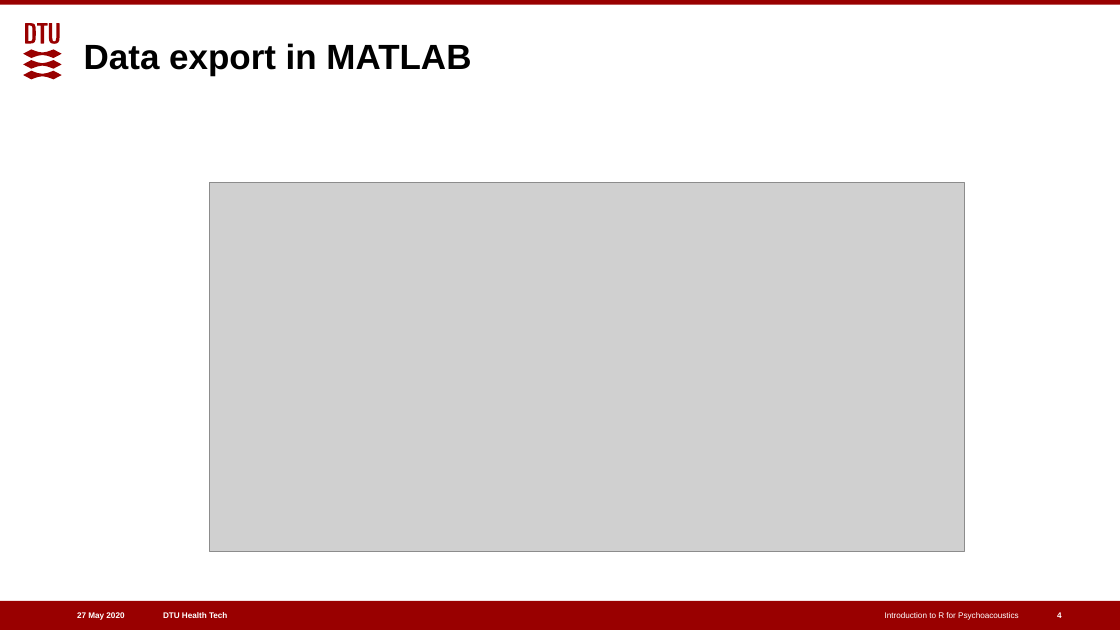
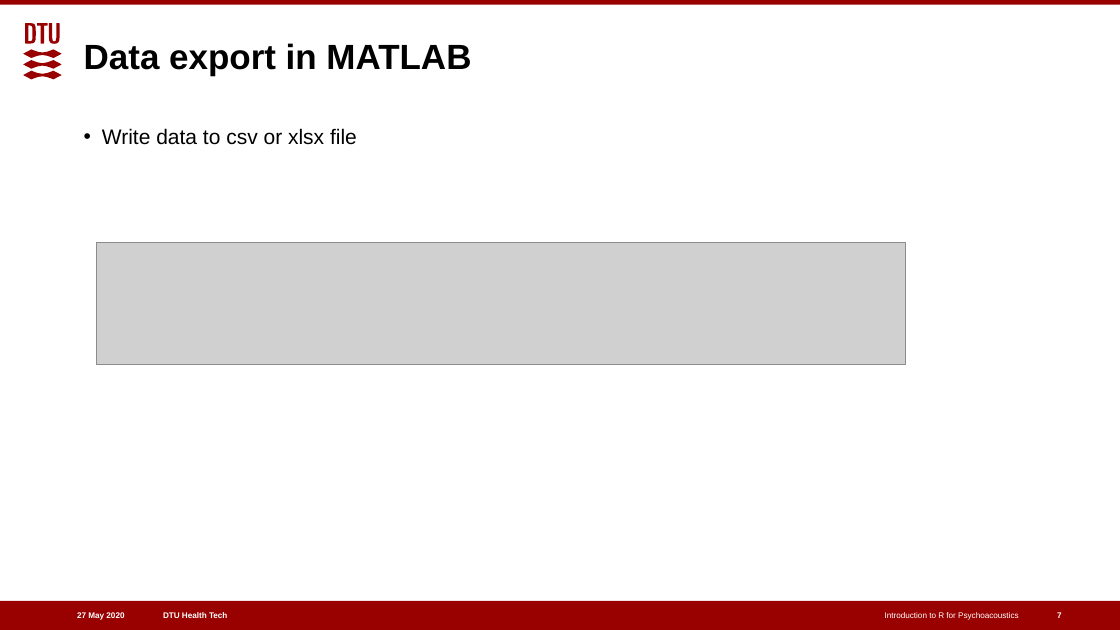
Before and after one commit to aahr/Intro-R-Psychoacoustics, a slide deck: slide 7 of introR4AuditoryScience.pptx (slide 4 before the commit). Drawn at 1120x630 pixels with LibreOffice and Linux fonts; fonts in the diff are those of the drawing; grey boxes stand for pictures. Boxes give left, top, right and bottom in pixels: in the first picture for what was removed or moved away, otherwise in the second. Text is boxed around its words. In the diff, an @@ line names an element or a change of style, - is before the commit and + after.

```diff
--- a/introR4AuditoryScience.pptx
+++ b/introR4AuditoryScience.pptx
@@ text added at [102,128,357,145], 18 pt, text #000000 @@
+• Write data to csv or xlsx file
@@ picture removed at [209,183,965,552] @@
@@ picture added at [97,242,906,365] @@
@@ page number at [1057,612,1062,618]: text changed @@
-4
+7
```
Also in this commit, not shown: 6 other slides changed, 6 slides added, 1 slide removed.
